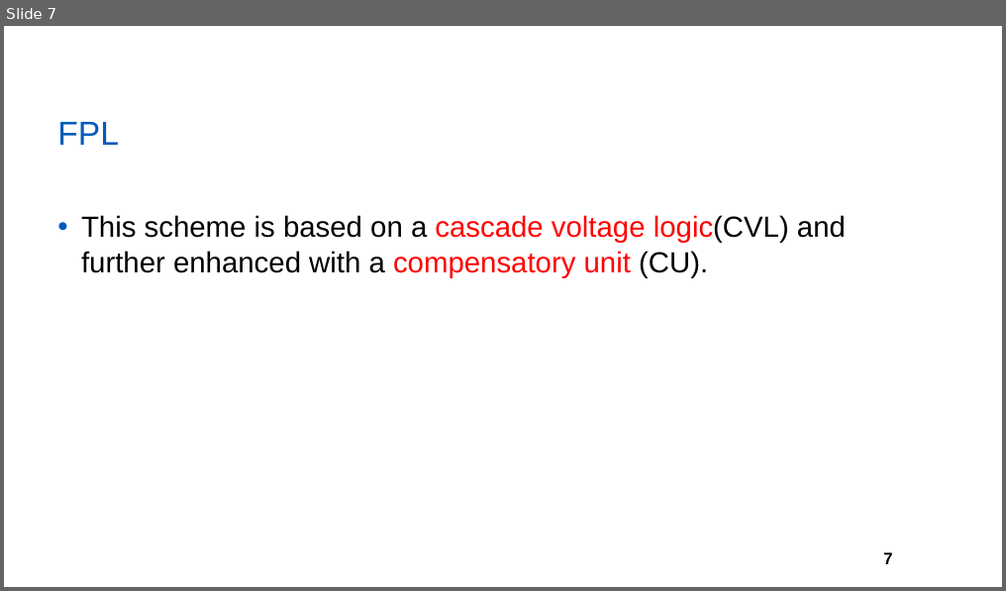
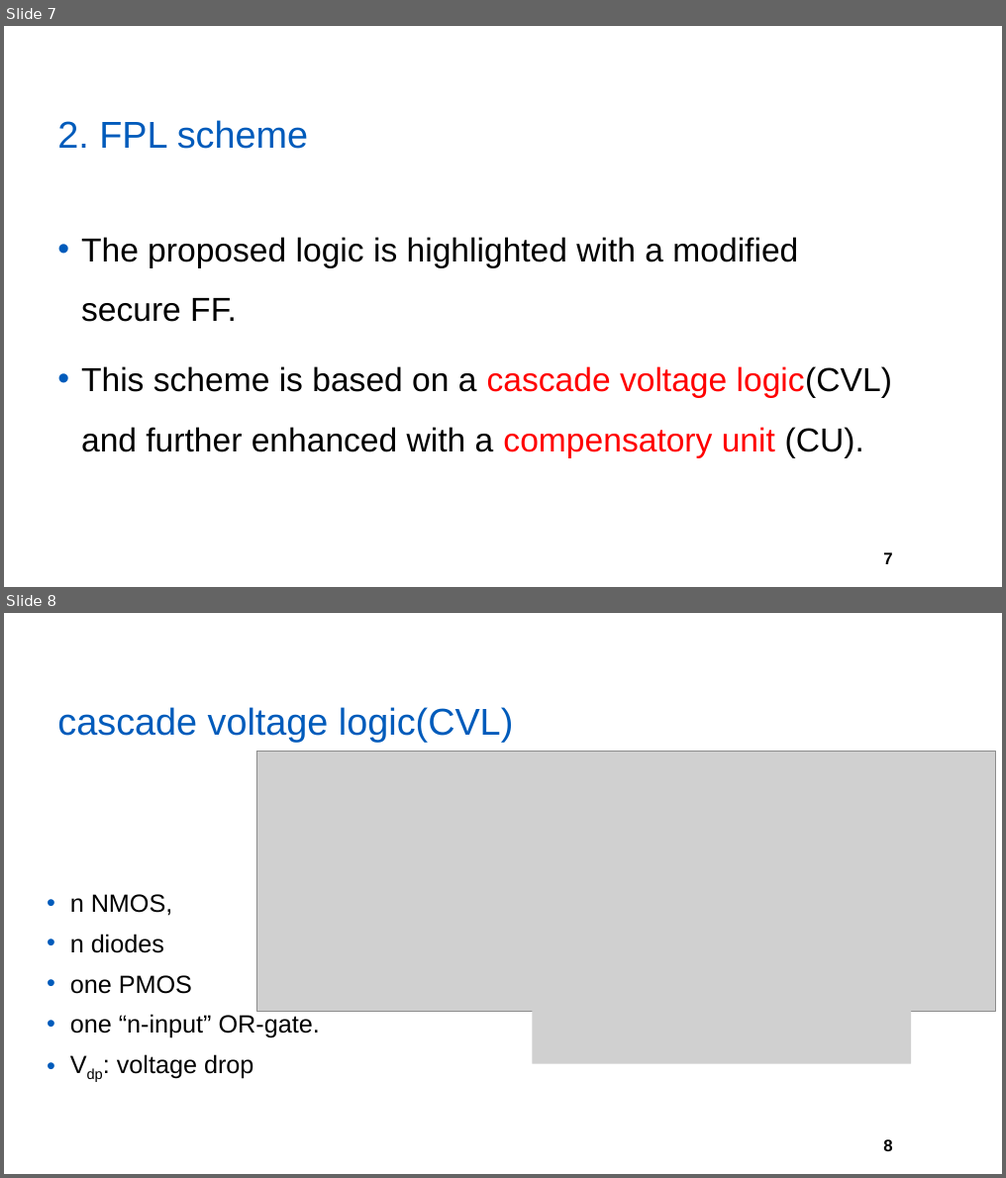
Before and after one commit to yberlin/hello-world, a slide deck: asianhost pre/FPL.pptx. Shown one above the other, each under a label of ours: slide 7 before the commit, slides 7 and 8 after it. The pictures are 1006x591 and 1006x1178 pixels, drawn with LibreOffice and Linux fonts; fonts in the diff are those of the drawing; grey boxes stand for pictures; background and template pictures are left out. Boxes give left, top, right and bottom in pixels: in the first picture for what was removed or moved away, otherwise in the second. Text is boxed around its words. In the diff, an @@ line names an element or a change of style, - is before the commit and + after.

```diff
--- a/asianhost pre/FPL.pptx
+++ b/asianhost pre/FPL.pptx
@@ slide 8 added at (4,613,1002,1174), background #FFFFFF; not listed: 1 template element that a slide beside it also shows @@
@@ title added at (57,707,513,743), 36 pt, text #005BBB @@
+cascade voltage logic(CVL)
@@ picture added at (256,751,996,1011) @@
@@ text added at (70,894,320,1079), 24 pt, text #000000 @@
+• n NMOS,
+• n diodes
+• one PMOS
+• one “n-input” OR-gate.
+• Vdp: voltage drop
@@ picture added at (532,1008,912,1063) @@
@@ slide 7 changed as well @@
@@ title at (57,120,308,149): text changed; size 32 to 36 pt @@
-FPL
+2. FPL scheme
@@ text at (81,237,798,322): paragraph added @@
+• The proposed logic is highlighted with a modified secure FF.
@@ text at (81,367,892,459): size 28 to 32 pt in "This scheme is based on a cascade ..."; line spacing 1 to 1.5 @@
```
Also in this commit, not shown: 5 other slides changed, 11 other slides added, 3 slides removed.
